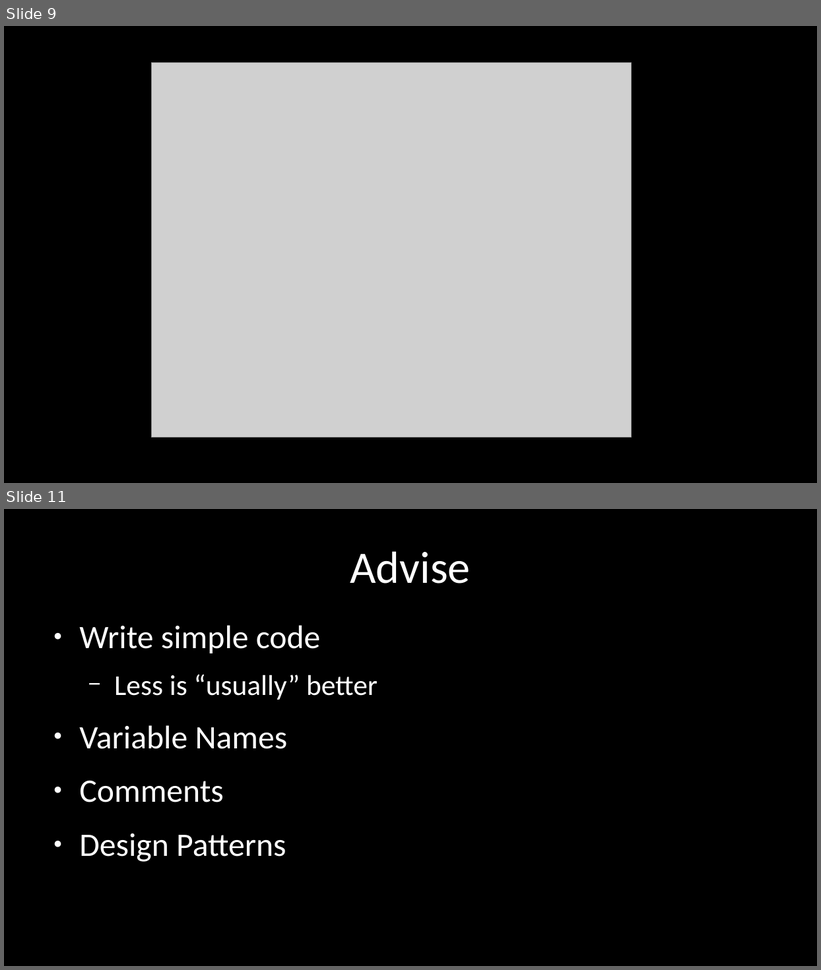
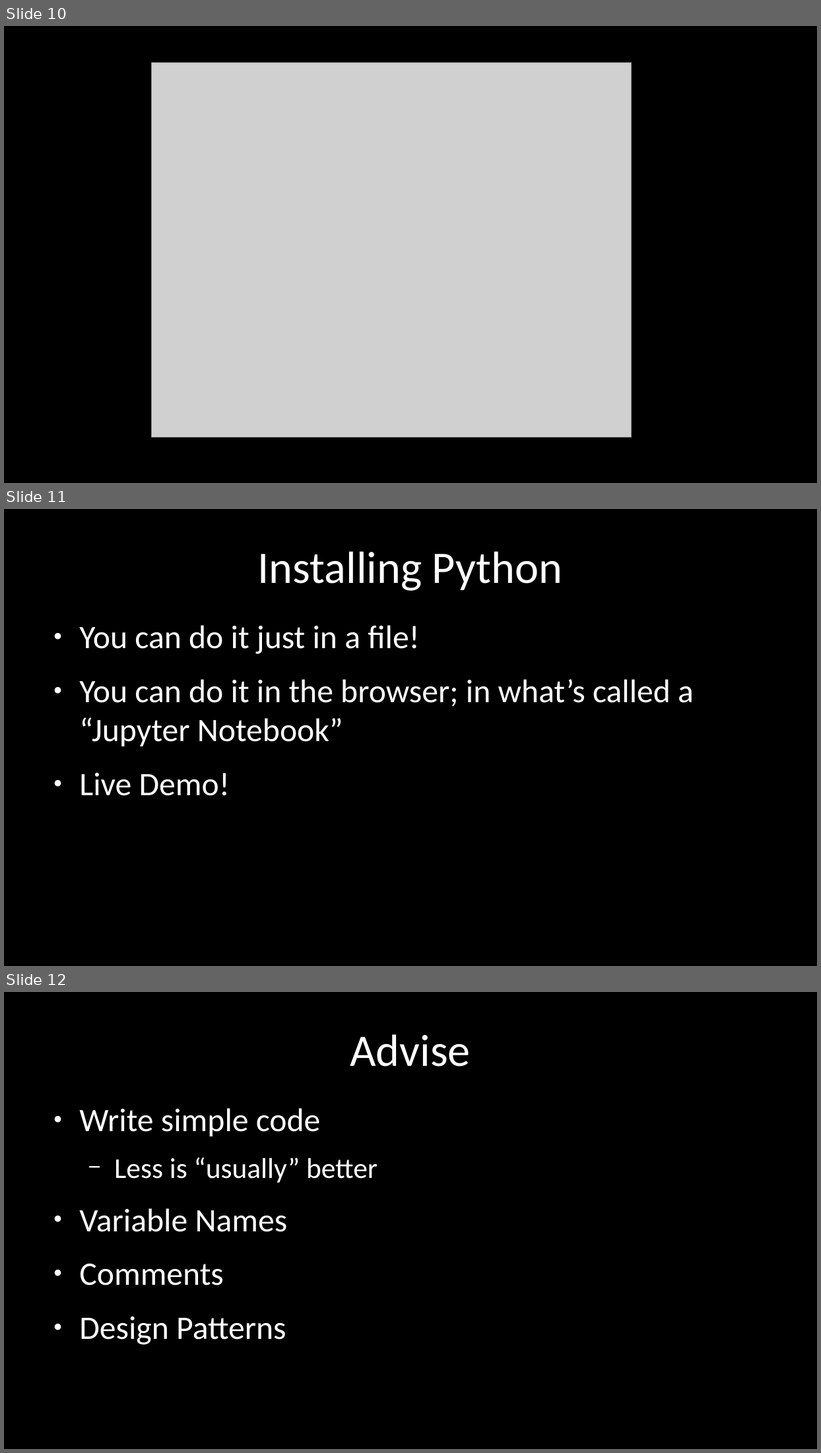
Before and after one commit to saedx1/talks, a slide deck: 02_python_intro/slides.odp. Shown one above the other, each under a label of ours: slides 9 and 11 before the commit, slides 10, 11 and 12 after it; the slides between them are not shown. The pictures are 821x970 and 821x1453 pixels, drawn with LibreOffice and Linux fonts; fonts in the diff are those of the drawing; grey boxes stand for pictures. Boxes give left, top, right and bottom in pixels: in the first picture for what was removed or moved away, otherwise in the second. Text is boxed around its words. In the diff, an @@ line names an element or a change of style, - is before the commit and + after.

```diff
--- a/02_python_intro/slides.odp
+++ b/02_python_intro/slides.odp
@@ slide 11 added at [4,509,817,966], background #000000 @@
@@ title added at [258,551,562,591], 44 pt, text #FFFFFF @@
+Installing Python
@@ text added at [79,625,694,796], 32 pt, text #FFFFFF @@
+● You can do it just in a file!
+● You can do it in the browser; in what’s called a “Jupyter Notebook”
+● Live Demo!
@@ what was slide 9 is now slide 10 @@
@@ what was slide 11 is now slide 12 @@
```
Also in this commit, not shown: 2 other slides added, 1 slide removed, 1 other file.
